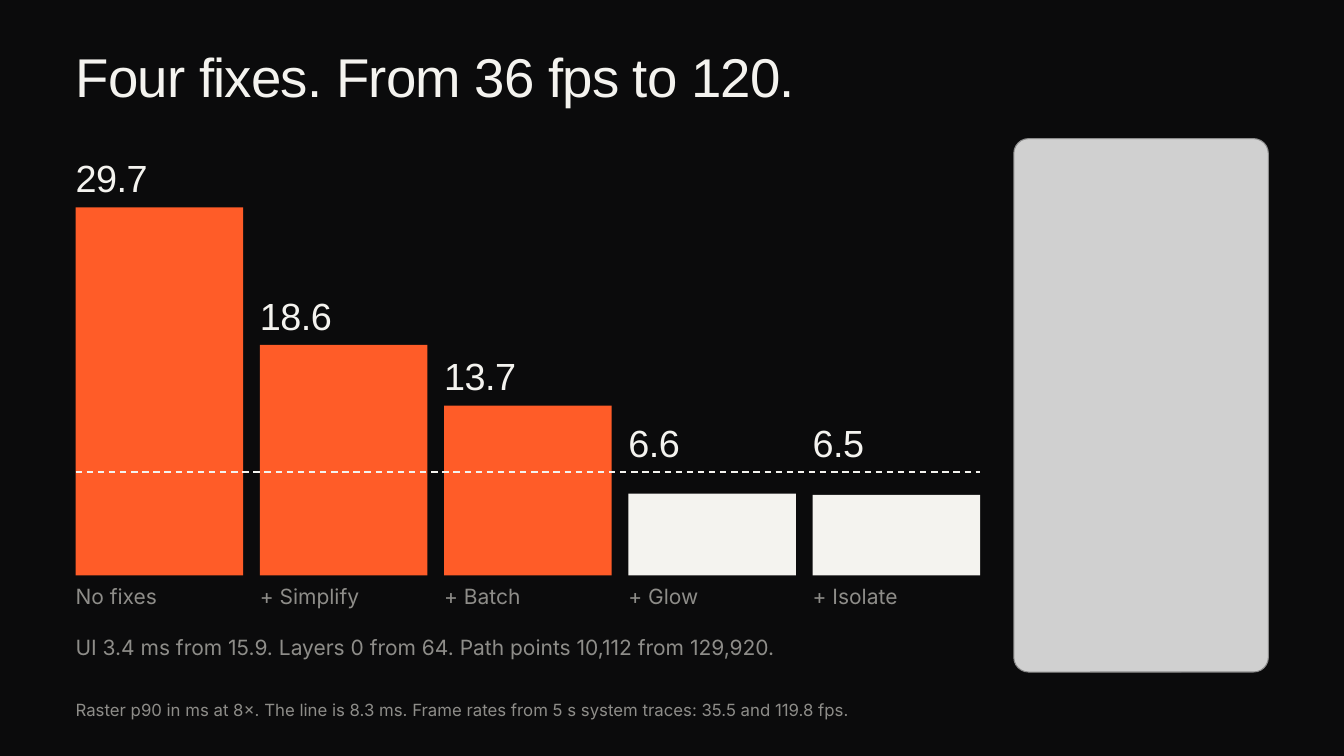
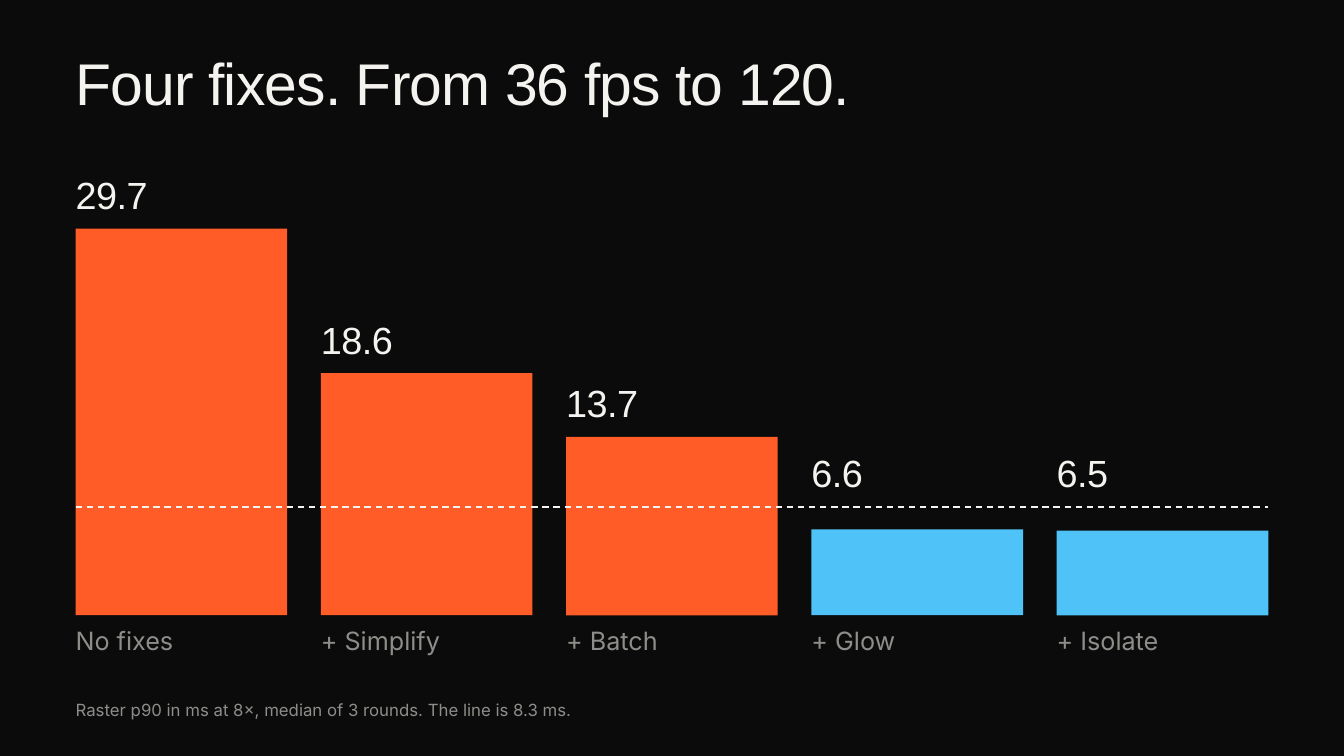
Before and after one commit to cm-collins/fluttercon-demo-app, a slide deck: slide 24 of docs/talk/slides/beyond-skia-dark.pptx (slide 21 before the commit). Drawn at 1344x756 pixels with LibreOffice and Linux fonts; fonts in the diff are those of the drawing; grey boxes stand for pictures; background and template pictures are left out. Boxes give left, top, right and bottom in pixels: in the first picture for what was removed or moved away, otherwise in the second. Text is boxed around its words. In the diff, an @@ line names an element or a change of style, - is before the commit and + after.

```diff
--- a/docs/talk/slides/beyond-skia-dark.pptx
+++ b/docs/talk/slides/beyond-skia-dark.pptx
@@ title "Four fixes. From 36 fps ..." at [76, 62, 850, 116]: size 39 to 42 pt @@
@@ picture removed at [1014, 139, 1269, 673] @@
@@ text "29.7": place and size @@
-text "29.7" at [76, 165, 148, 193]
+text "29.7" at [76, 182, 148, 210]
@@ rectangle: place and size @@
-rectangle at [76, 208, 243, 576]
+rectangle at [76, 229, 287, 616]
@@ text "18.6": place and size @@
-text "18.6" at [260, 303, 332, 331]
+text "18.6" at [321, 327, 393, 355]
@@ rectangle: place and size @@
-rectangle at [260, 345, 427, 576]
+rectangle at [321, 373, 532, 615]
@@ text "13.7": place and size @@
-text "13.7" at [444, 363, 516, 391]
+text "13.7" at [566, 390, 638, 418]
@@ rectangle: place and size @@
-rectangle at [445, 405, 612, 575]
+rectangle at [567, 437, 778, 615]
@@ text "6.6": place and size @@
-text "6.6" at [628, 430, 679, 458]
+text "6.6" at [811, 460, 862, 488]
@@ text "6.5": place and size @@
-text "6.5" at [813, 430, 864, 458]
+text "6.5" at [1057, 460, 1108, 488]
@@ line moved from (76, 472) - (980, 472) to (76, 507) - (1268, 507) @@
@@ rectangle removed at [628, 494, 796, 576] @@
@@ rectangle: place and size @@
-rectangle at [813, 495, 980, 576]
+rectangle at [812, 529, 1023, 615]
@@ rectangle at [812, 529, 1023, 615]: fill #F4F3EF to #4FC3F7 @@
@@ rectangle added at [1057, 530, 1268, 615], fill #4FC3F7 @@
@@ text "No fixes": place and size @@
-text "No fixes" at [76, 588, 157, 604]
+text "No fixes" at [76, 631, 174, 650]
@@ text "+ Simplify": place and size @@
-text "+ Simplify" at [280, 588, 360, 609]
+text "+ Simplify" at [345, 631, 440, 655]
@@ text "+ Batch": place and size @@
-text "+ Batch" at [464, 589, 521, 604]
+text "+ Batch" at [590, 631, 658, 650]
@@ text "+ Glow": place and size @@
-text "+ Glow" at [648, 588, 698, 604]
+text "+ Glow" at [835, 631, 895, 650]
@@ size 15 to 18 pt in 5 elements at [76, 631, 174, 650], [345, 631, 440, 655], [590, 631, 658, 650], [835, 631, 895, 650], [1080, 631, 1158, 650] @@
@@ text "+ Isolate": place and size @@
-text "+ Isolate" at [832, 589, 897, 604]
+text "+ Isolate" at [1080, 631, 1158, 650]
@@ text removed at [76, 639, 774, 660] @@
-UI 3.4 ms from 15.9. Layers 0 from 64. Path points 10,112 from 129,920.
@@ text at [76, 703, 571, 720]: text changed @@
-Raster p90 in ms at 8×. The line is 8.3 ms. Frame rates from 5 s system traces: 35.5 and 119.8 fps.
+Raster p90 in ms at 8×, median of 3 rounds. The line is 8.3 ms.
```
Also in this commit, not shown: 21 other slides changed, 9 slides added, 5 slides removed, 23 other files.
